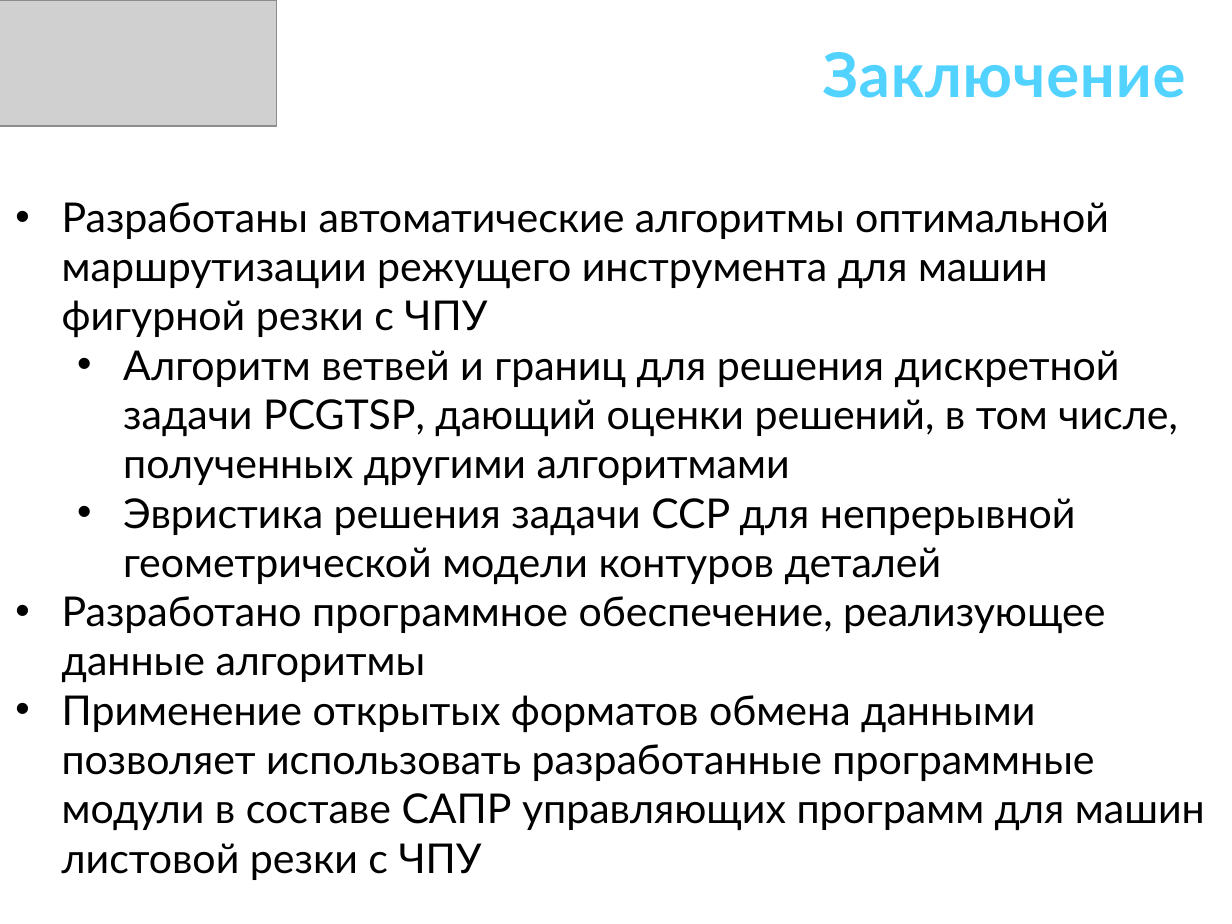
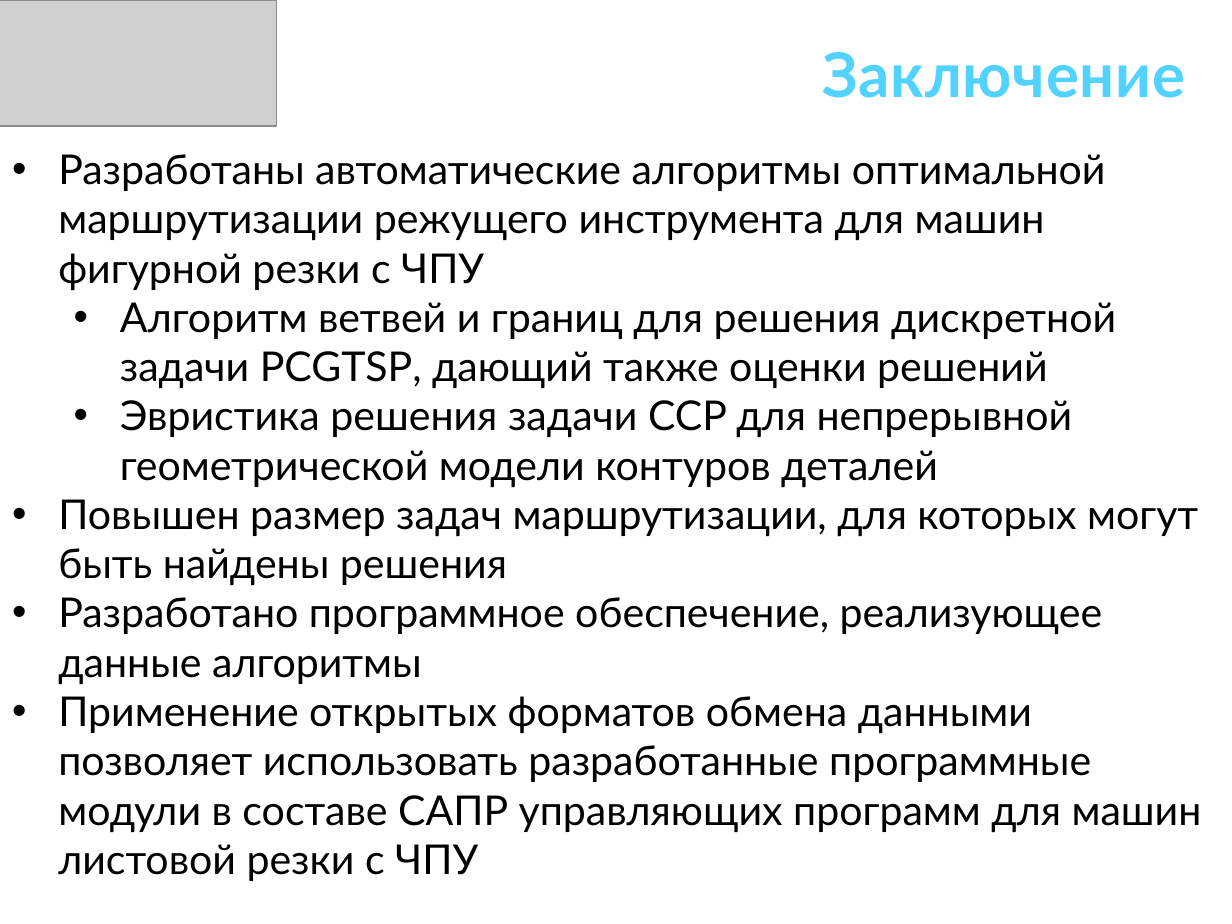
Before and after one commit to ukoloff/these, a slide deck: slide 32 of docx/К заседанию/30 Доклад.pptx. Drawn at 1232x924 pixels with LibreOffice and Linux fonts; fonts in the diff are those of the drawing; grey boxes stand for pictures. Boxes give left, top, right and bottom in pixels: in the first picture for what was removed or moved away, otherwise in the second. Text is boxed around its words. In the diff, an @@ line names an element or a change of style, - is before the commit and + after.

Commit message:
Update Conclusion

```diff
--- a/docx/К заседанию/30 Доклад.pptx
+++ b/docx/К заседанию/30 Доклад.pptx
@@ text "Разработаны автоматические алгоритмы оптимальной маршрутизац ...": place and size @@
-text "Разработаны автоматические алгоритмы оптимальной маршрутизац ..." at bbox=[62, 202, 1205, 880]
+text "Разработаны автоматические алгоритмы оптимальной маршрутизац ..." at bbox=[58, 154, 1202, 881]
@@ text at bbox=[120, 302, 1116, 389]: text changed @@
-  • Алгоритм ветвей и границ для решения дискретной задачи PCGTSP, дающий оценки решений, в том числе, полученных другими алгоритмами
+  • Алгоритм ветвей и границ для решения дискретной задачи PCGTSP, дающий также оценки решений
@@ text at bbox=[58, 499, 1198, 586]: paragraph added @@
+• Повышен размер задач маршрутизации, для которых могут быть найдены решения
```
